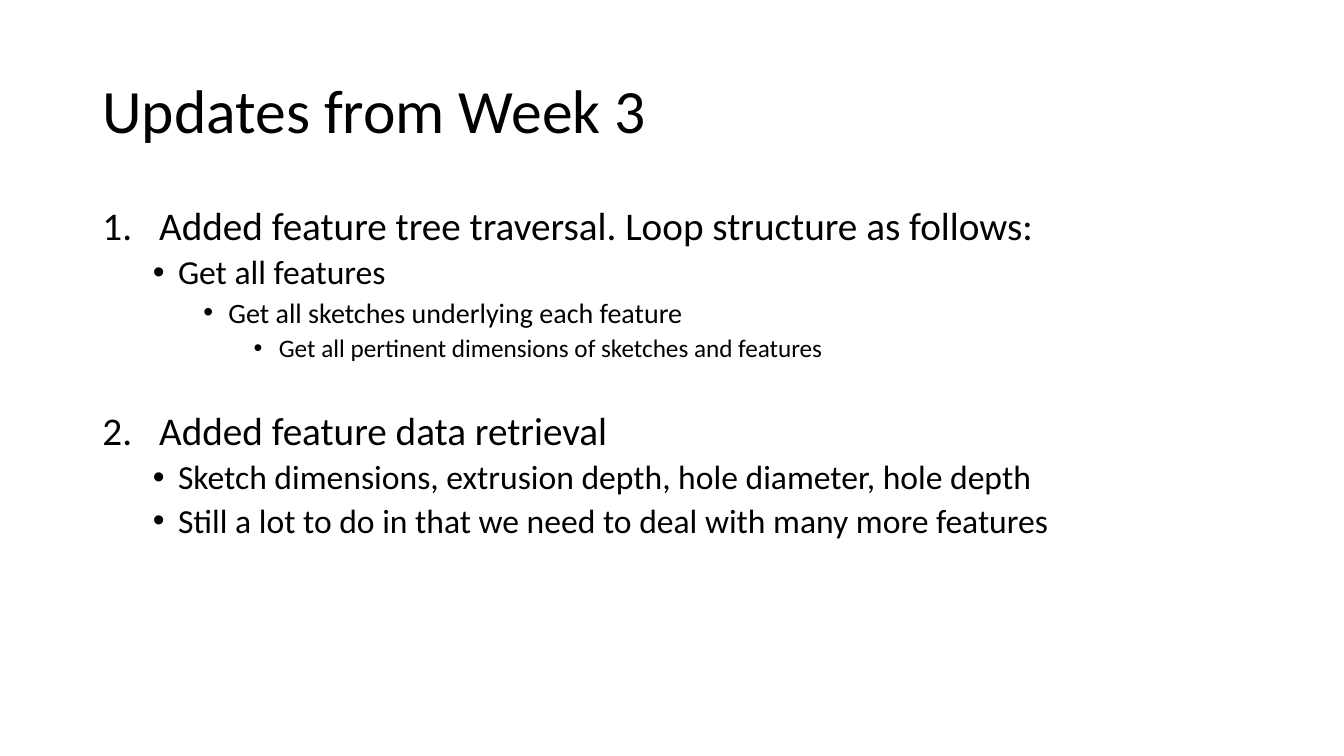
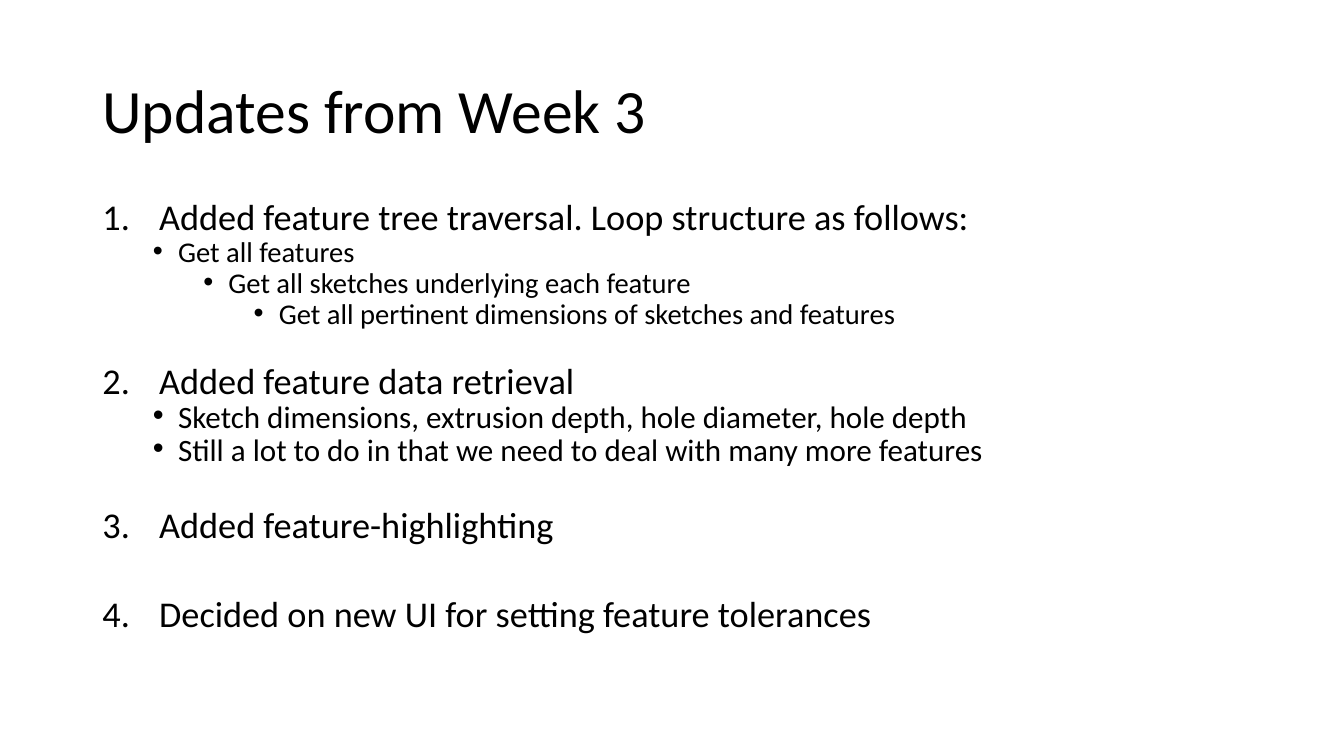
Before and after one commit to amarellapudi/Solidworks-DFM-PlugIn, a slide deck: slide 2 of Weekly Updates/Week3.pptx. Drawn at 1344x756 pixels with LibreOffice and Linux fonts; fonts in the diff are those of the drawing. Boxes give left, top, right and bottom in pixels: in the first picture for what was removed or moved away, otherwise in the second. Text is boxed around its words. In the diff, an @@ line names an element or a change of style, - is before the commit and + after.

Commit message:
Updated Week 3 PPT

```diff
--- a/Weekly Updates/Week3.pptx
+++ b/Weekly Updates/Week3.pptx
@@ text at bbox=[159, 204, 982, 466]: size 28 to 25.9 pt in "Added feature tree traversal. Loop structure as ...", "Added feature data retrieval"; size 24 to 20.4 pt in "Get all features"; size 20 to 20.4 pt in "Get all sketches underlying each feature"; size 18 to 20.4 pt in "Get all pertinent dimensions of sketches and ..."; size 24 to 22.2 pt in "Sketch dimensions, extrusion depth, hole diameter, hole ...", "Still a lot to do in that ..."; line spacing 0.9 to 0.7 @@
@@ text at bbox=[159, 512, 871, 634]: paragraphs added @@
+3. Added feature-highlighting
+4. Decided on new UI for setting feature tolerances
```
Also in this commit, not shown: 1 other slide changed, 2 slides added, 2 slides removed, 1 other file.
